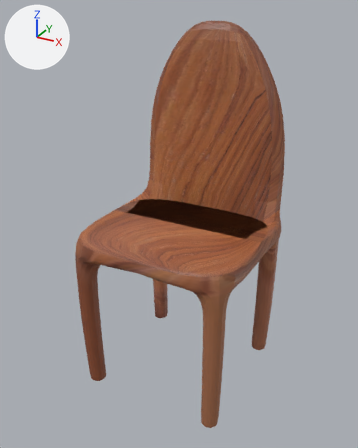
The glTF model src/models/props/basic/chair.gltf: old version first, new version second.
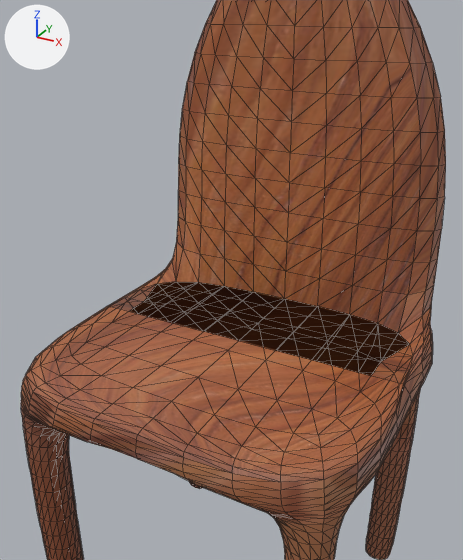
Each version is shown whole from a 50 mm lens placed at (2.76, -5.11, 4.73), pointed at (-0.01, -0.07, 2.21), then close up from a 50 mm lens placed at (1.7, -3.19, 4.18), pointed at (-0.09, 0.06, 2.55). Lighting does not change. The marker at upper left points along +X, +Y and +Z. The close-ups show mesh edges as thin lines. Vertices at the same position are counted once.
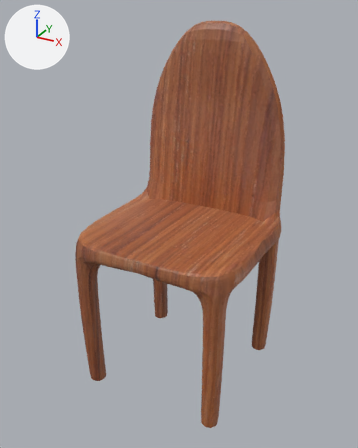
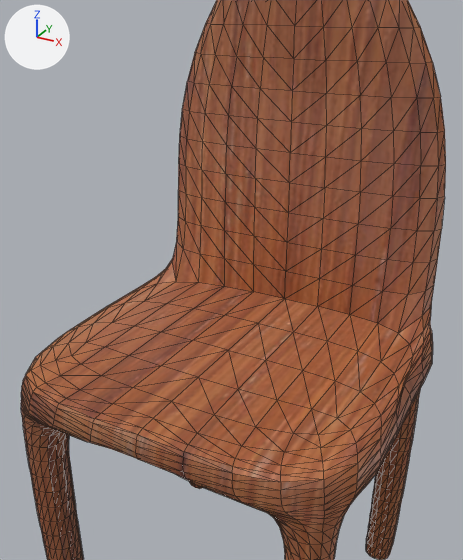
The edits, one by one:
me_cube is used by ob_cube; location (0.0, 0.0, 1.91).
me_cube had 1982 vertices, 3968 faces and spanned x -1.12..1.12, y -1.11..1.06, z -1.9..2.66.
me_cube now has 1954 vertices, 3904 faces and spans x -1.12..1.12, y -1.11..1.06, z -1.9..2.66.
Part 1, on me_cube:
28 vertices are removed from x -0.79..0.79, y 0.0..0.53, z 0.26.
64 faces are deleted.
me_cube part 2: 3904 kept faces spanning x -1.12..1.12, y -1.11..1.06, z -1.9..2.66 get new texture (UV) coordinates.

Location of each change, [x1, y1, x2, y2] in pixels of the close-ups (463 x 560 px):
part 1 of me_cube, deleted (brown)
    before: [108, 282, 413, 384]
part 2 of me_cube, surface changed
    both: [21, 0, 446, 560]
